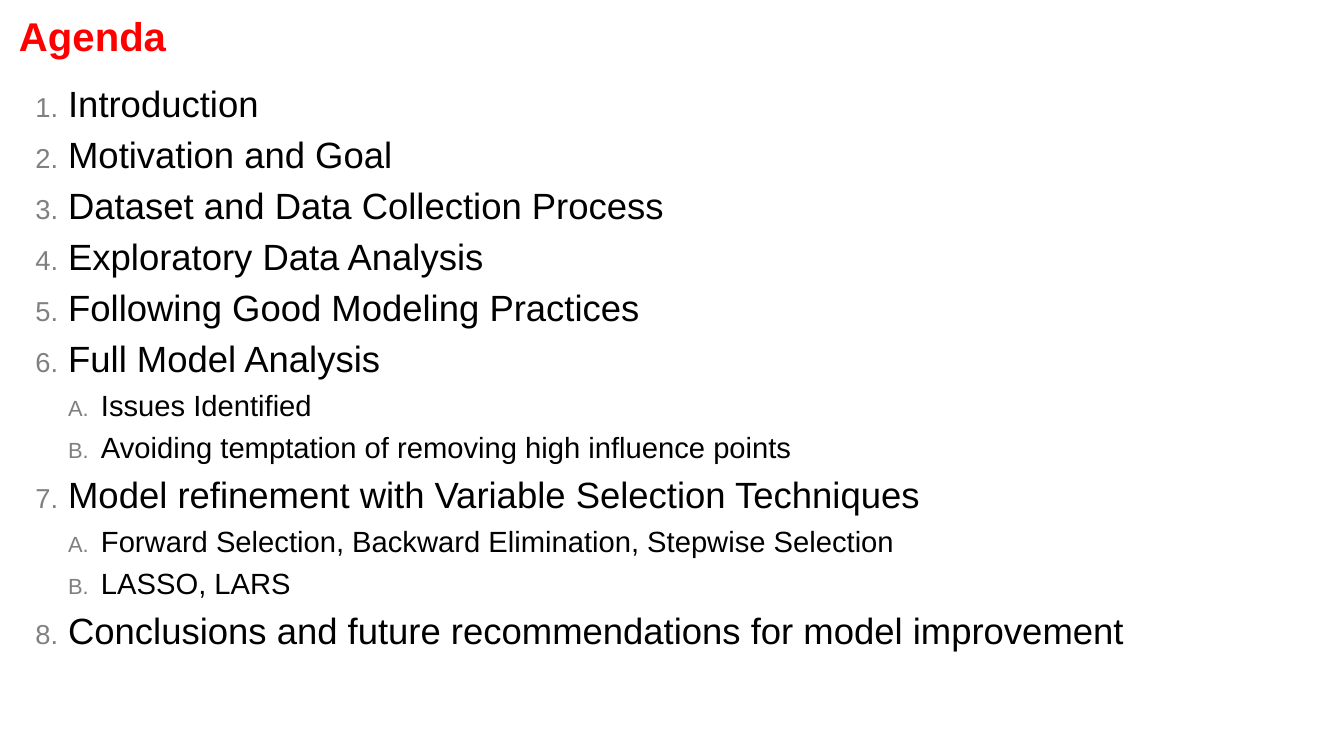
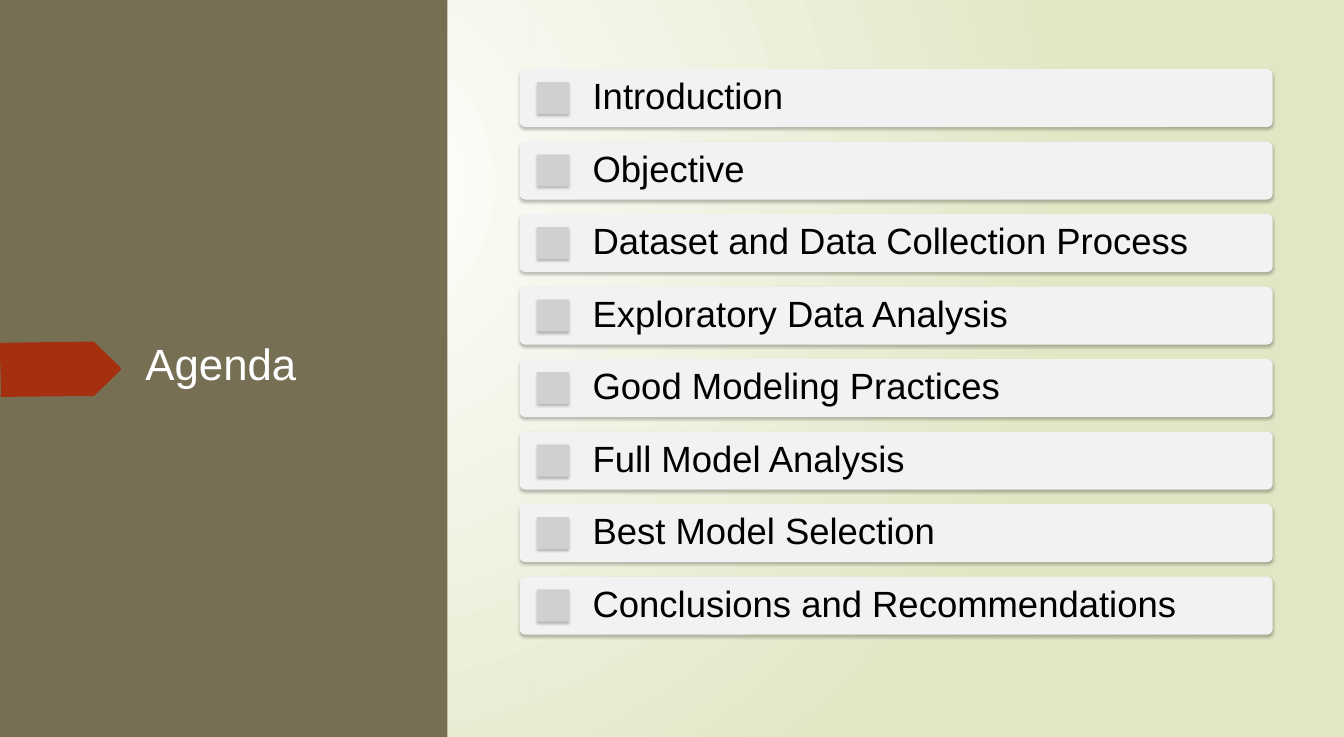
Before and after one commit to ngupta23/DS6372-PredictingPerformanceIntegratedCircuits1, a slide deck: slide 2 of Presentation/MSDS6372_Project1_Presentation.pptx. Drawn at 1344x737 pixels with LibreOffice and Linux fonts; fonts in the diff are those of the drawing; grey boxes stand for pictures. Boxes give left, top, right and bottom in pixels: in the first picture for what was removed or moved away, otherwise in the second. Text is boxed around its words. In the diff, an @@ line names an element or a change of style, - is before the commit and + after.

```diff
--- a/Presentation/MSDS6372_Project1_Presentation.pptx
+++ b/Presentation/MSDS6372_Project1_Presentation.pptx
@@ background #FFFFFF to gradient #FFFFFF to #DFE8C4 @@
@@ rectangle added at [0, 0, 20, 737], fill #766F54 @@
@@ rectangle added at [0, 0, 448, 737], fill #766F54 @@
@@ rectangle added at [529, 0, 1344, 737], fill gradient #FFFFFF to #DFE8C4 @@
@@ freeform shape added at [0, 77, 175, 131], fill #A53010 @@
@@ text removed at [68, 90, 1124, 651] @@
-1. Introduction
-2. Motivation and Goal
-3. Dataset and Data Collection Process
-4. Exploratory Data Analysis
-5. Following Good Modeling Practices
-6. Full Model Analysis
-  A. Issues Identified
-  B. Avoiding temptation of removing high influence points
-7. Model refinement with Variable Selection Techniques
-  A. Forward Selection, Backward Elimination, Stepwise Selection
-  B. LASSO, LARS
-8. Conclusions and future recommendations for model improvement
@@ freeform shape added at [0, 341, 121, 397], fill #A53010 @@
@@ title "Agenda": place and size @@
-title "Agenda" at [19, 22, 166, 59]
+title "Agenda" at [145, 348, 296, 389]
@@ title "Agenda" at [145, 348, 296, 389]: size 44 to 48 pt, text colour #FF0000 to #FFFFFF, bold off; line spacing 0.85 to 1; vertical alignment middle to top @@
@@ group added at [519, 69, 1272, 634]: 8 rounded rectangles, 8 pictures, 8 texts @@
+Introduction
+Objective
+Dataset and Data Collection Process
+Exploratory Data Analysis
+Good Modeling Practices
+Full Model Analysis
+Best Model Selection
+Conclusions and Recommendations
@@ group added at [0, 276, 156, 737]: 5 freeform shapes @@
@@ group added at [3, 0, 158, 736]: 5 freeform shapes @@
```
Also in this commit, not shown: 20 other slides changed, 25 other files.
